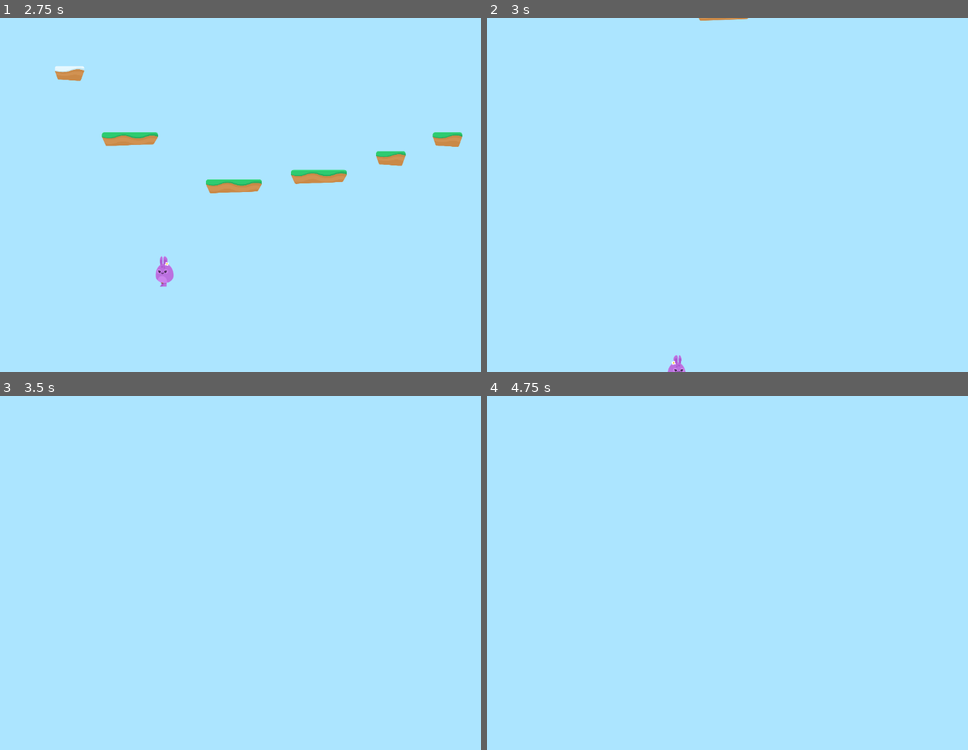
Above: before the commit, frames 1-4 (two rows, left to right).
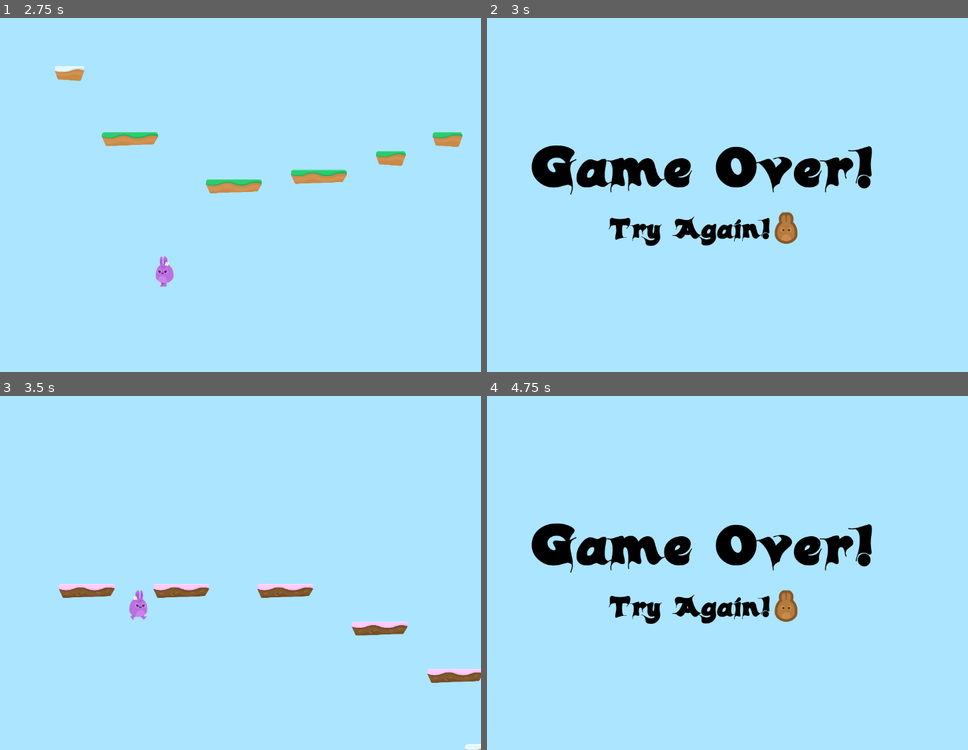
Above: after the commit, the same moments.

Repository: d-fect/DiscoveringGodot
Game: Godot game, scene res://Levels/Level1.tscn
The game is run twice, just before and just after one commit, with the same random seed, the same clock (stepped at 60 frames per second) and the same inputs.
Inputs:
- Up to frame 1 (2.75 s): hold D (right) 0.53-2.03 s; tap Space (jump) at 0.77, 1.52 s; hold A (left) from 2.03 s (still down)
- Up to frame 2 (3 s): release A (left) at 2.78 s; hold D (right) from 2.78 s (still down)
- Up to frame 3 (3.5 s): keep holding D (right); tap Space (jump) at 3.02 s
- Up to frame 4 (4.75 s): tap Space (jump) at 3.77, 4.52 s; release D (right) at 4.28 s; hold A (left) from 4.28 s (still down)

Frame 1 is identical in both runs. In frame 2, 5.9% of the frame differs, in the area x 9-81%, y 0-100%; in frame 3, 2.3%; in frame 4, 5.8%.

Commit message:
42: Added Game Over screen

Diff:
--- /dev/null
+++ b/Hoppy Days/Levels/GameOver.gd
@@ -0,0 +1,11 @@
+extends Control
+
+# TODO:
+# Create a slowly scrolling parallax background
+
+func _ready():
+	$CenterContainer/VBoxContainer/HBoxContainer/RestartButton.grab_focus()
+
+
+func _on_RestartButton_pressed():
+	get_tree().change_scene("res://Levels/Level1.tscn")
--- /dev/null
+++ b/Hoppy Days/Levels/GameOver.tscn
@@ -0,0 +1,67 @@
+[gd_scene load_steps=7 format=2]
+
+[ext_resource path="res://Levels/GameOver.gd" type="Script" id=1]
+[ext_resource path="res://GFX/Background/bg_layer1.png" type="Texture" id=2]
+[ext_resource path="res://Fonts/candles_.ttf" type="DynamicFontData" id=3]
+[ext_resource path="res://GFX/HUD/lifes.png" type="Texture" id=4]
+
+[sub_resource type="DynamicFont" id=1]
+size = 128
+use_filter = true
+font_data = ExtResource( 3 )
+
+[sub_resource type="DynamicFont" id=2]
+size = 64
+font_data = ExtResource( 3 )
+
+[node name="GameOver" type="Control"]
+anchor_right = 1.0
+anchor_bottom = 1.0
+script = ExtResource( 1 )
+
+[node name="TextureRect" type="TextureRect" parent="."]
+anchor_right = 1.0
+anchor_bottom = 1.0
+texture = ExtResource( 2 )
+expand = true
+
+[node name="CenterContainer" type="CenterContainer" parent="."]
+anchor_right = 1.0
+anchor_bottom = 1.0
+
+[node name="VBoxContainer" type="VBoxContainer" parent="CenterContainer"]
+margin_left = 213.0
+margin_top = 271.0
+margin_right = 986.0
+margin_bottom = 529.0
+
+[node name="Label" type="Label" parent="CenterContainer/VBoxContainer"]
+margin_right = 773.0
+margin_bottom = 164.0
+custom_fonts/font = SubResource( 1 )
+custom_colors/font_color = Color( 0, 0, 0, 1 )
+text = "Game Over!"
+
+[node name="HBoxContainer" type="HBoxContainer" parent="CenterContainer/VBoxContainer"]
+margin_top = 168.0
+margin_right = 773.0
+margin_bottom = 258.0
+alignment = 1
+
+[node name="ToolButton" type="ToolButton" parent="CenterContainer/VBoxContainer/HBoxContainer"]
+margin_left = 170.0
+margin_right = 546.0
+margin_bottom = 90.0
+custom_fonts/font = SubResource( 2 )
+custom_colors/font_color = Color( 0, 0, 0, 1 )
+custom_colors/font_color_hover = Color( 0.235294, 0.235294, 0.235294, 1 )
+custom_colors/font_color_pressed = Color( 0.313726, 0.313726, 0.313726, 1 )
+text = "Try Again!"
+
+[node name="RestartButton" type="TextureButton" parent="CenterContainer/VBoxContainer/HBoxContainer"]
+margin_left = 550.0
+margin_right = 602.0
+margin_bottom = 90.0
+texture_normal = ExtResource( 4 )
+[connection signal="pressed" from="CenterContainer/VBoxContainer/HBoxContainer/ToolButton" to="." method="_on_RestartButton_pressed"]
+[connection signal="pressed" from="CenterContainer/VBoxContainer/HBoxContainer/RestartButton" to="." method="_on_RestartButton_pressed"]
--- a/Hoppy Days/Player/Player.gd
+++ b/Hoppy Days/Player/Player.gd
@@ -8,6 +8,7 @@
 const GRAVITY = 300
 const UP = Vector2(0, -1)					# This tells the game it's a side scroller
 const JUMP_SPEED = 4000
+const WORLD_BOTTOM = 5000
 
 signal animate
 
@@ -23,6 +24,8 @@
 # Gravity calculation as given by Samuli (https://www.udemy.com/user/samuli-7/) in Q/A on lecture 36
 # This will fix a "bug" where rabbit won't always jump but feels a little stuck to the ground
 func apply_gravity():
+	if position.y > WORLD_BOTTOM:
+		end_game()
 	motion.y += GRAVITY
 
 
@@ -43,3 +46,7 @@
 #Animation function as given by Rob (https://www.udemy.com/user/rob-van-putten-2/) in lecture 37
 func animate():
 	emit_signal("animate", motion)
+
+
+func end_game():
+	get_tree().change_scene("res://Levels/GameOver.tscn")
